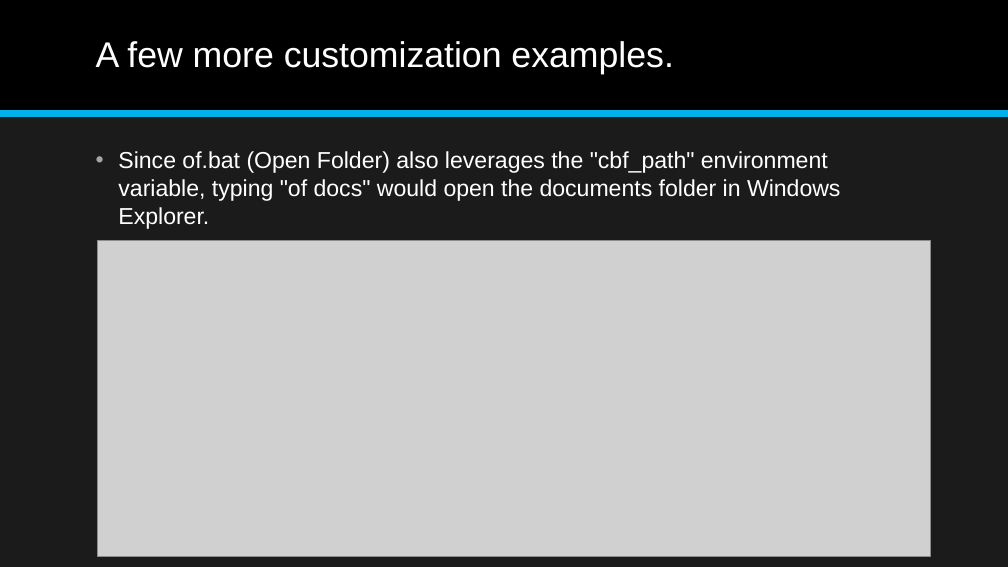
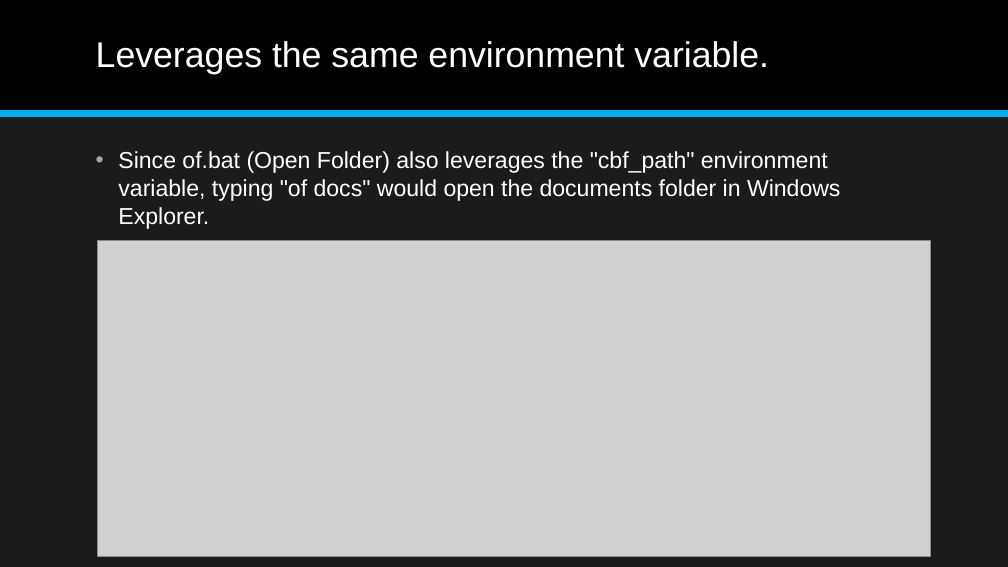
Before and after one commit to jonathan-r-jones/Composable-Batch-Files, a slide deck: slide 14 of Composable Batch File Helper.pptx. Drawn at 1008x567 pixels with LibreOffice and Linux fonts; fonts in the diff are those of the drawing; grey boxes stand for pictures. Boxes give left, top, right and bottom in pixels: in the first picture for what was removed or moved away, otherwise in the second. Text is boxed around its words. In the diff, an @@ line names an element or a change of style, - is before the commit and + after.

```diff
--- a/Composable Batch File Helper.pptx
+++ b/Composable Batch File Helper.pptx
@@ title at [96, 41, 769, 74]: text changed @@
-A few more customization examples.
+Leverages the same environment variable.
```
Also in this commit, not shown: 4 other slides changed, 2 other files.
